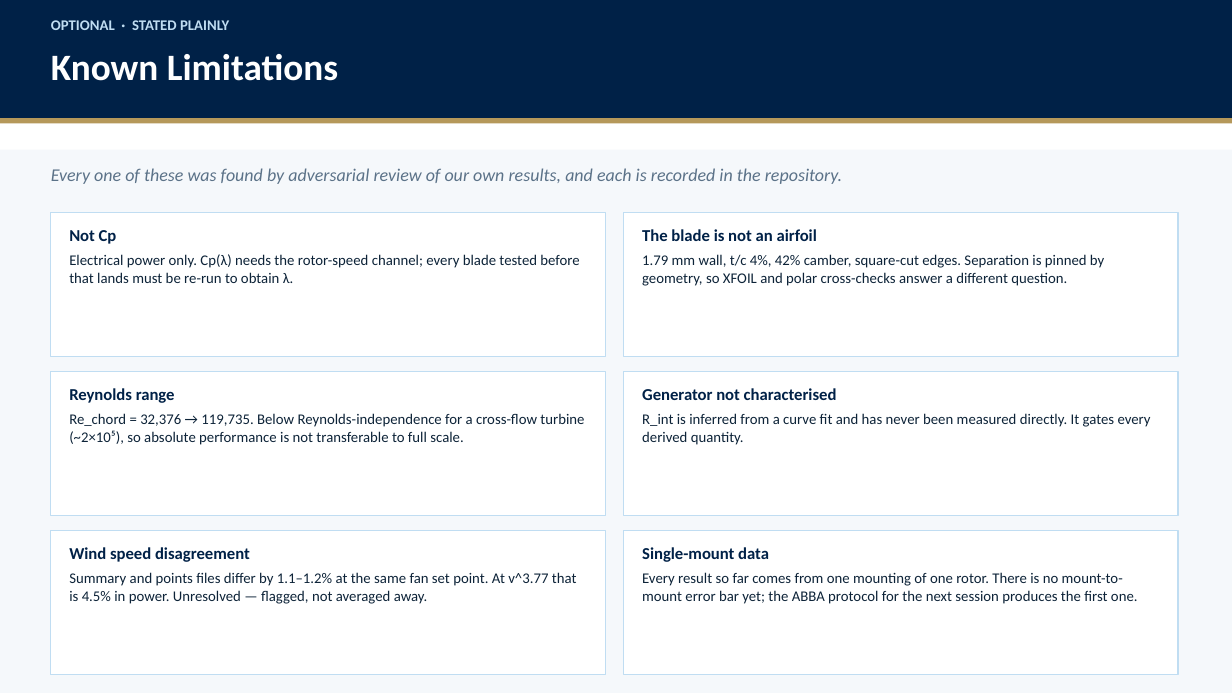
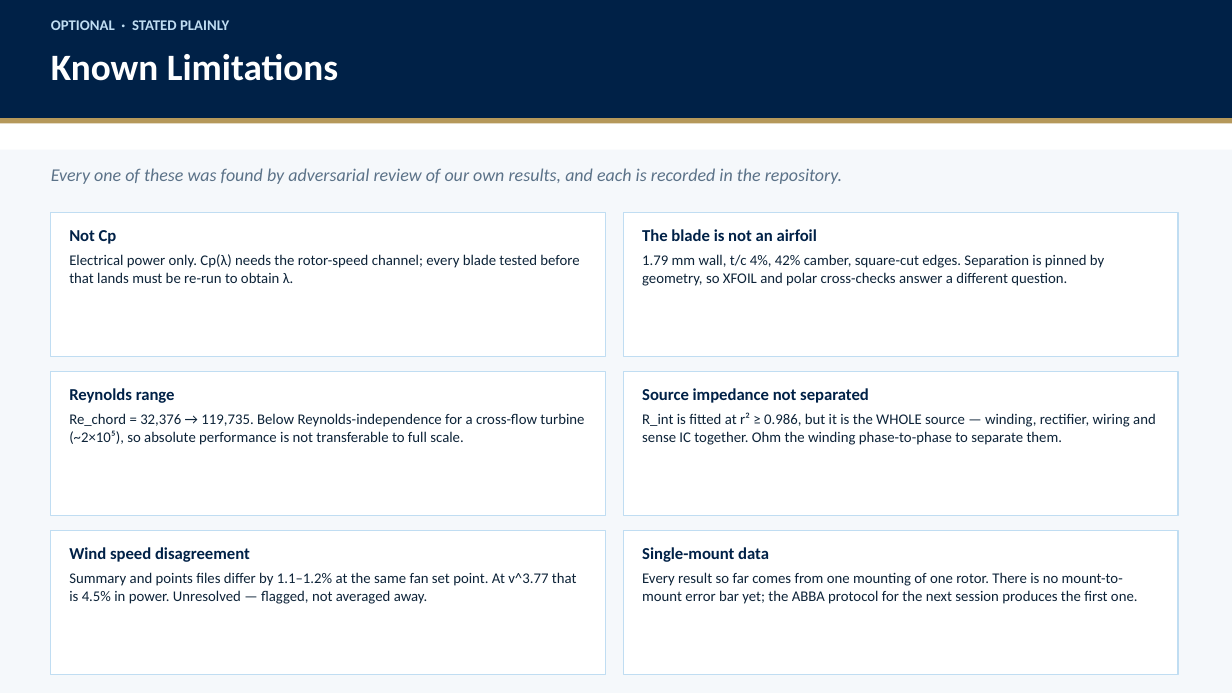
Before and after one commit to stephenseacuello/windtunnel-control, a slide deck: slide 7 of docs/slides/jeong_setup_and_results.pptx. Drawn at 1232x693 pixels with LibreOffice and Linux fonts; fonts in the diff are those of the drawing. Boxes give left, top, right and bottom in pixels: in the first picture for what was removed or moved away, otherwise in the second. Text is boxed around its words. In the diff, an @@ line names an element or a change of style, - is before the commit and + after.

```diff
--- a/docs/slides/jeong_setup_and_results.pptx
+++ b/docs/slides/jeong_setup_and_results.pptx
@@ text in rectangle at bbox=[642, 388, 1156, 445]: text changed @@
-Generator not characterised
-R_int is inferred from a curve fit and has never been measured directly. It gates every derived quantity.
+Source impedance not separated
+R_int is fitted at r² ≥ 0.986, but it is the WHOLE source — winding, rectifier, wiring and sense IC together. Ohm the winding phase-to-phase to separate them.
```
Also in this commit, not shown: 1 other slide changed, 11 other files.
